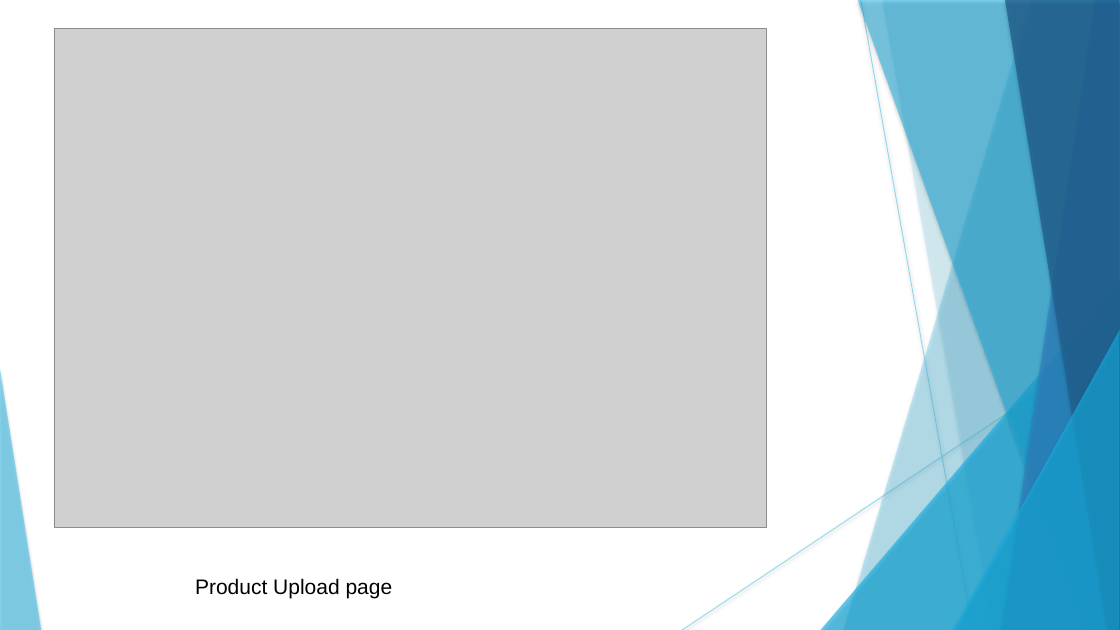
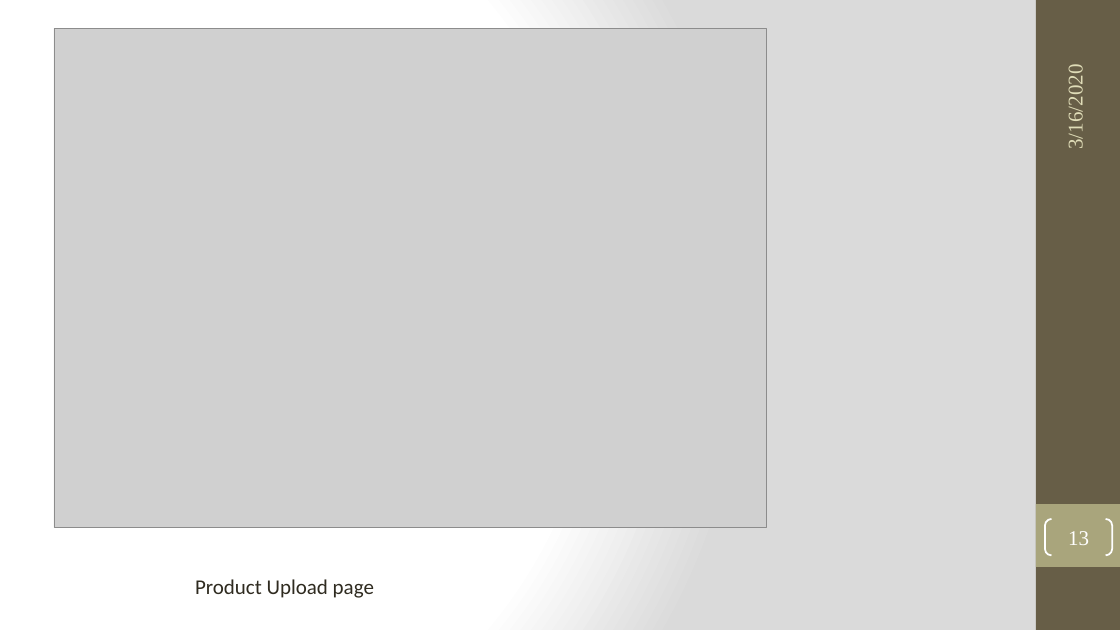
Before and after one commit to KojuOrg/E-Mart-Document, a slide deck: slide 13 of MidDefence/Presentation/MidTerm.pptx. Drawn at 1120x630 pixels with LibreOffice and Linux fonts; fonts in the diff are those of the drawing; grey boxes stand for pictures. Boxes give left, top, right and bottom in pixels: in the first picture for what was removed or moved away, otherwise in the second. Text is boxed around its words. In the diff, an @@ line names an element or a change of style, - is before the commit and + after.

```diff
--- a/MidDefence/Presentation/MidTerm.pptx
+++ b/MidDefence/Presentation/MidTerm.pptx
@@ background #FFFFFF to gradient #FFFFFF to #DADADA @@
@@ rectangle added at (1036,0,1120,630), fill #675E47 @@
@@ text added at (1064,72,1087,147), 18 pt, text #DFDCB7 @@
+3/16/2020
@@ group removed at (0,0,1120,630): 5 freeform shapes, 3 triangles, 2 lines @@
@@ rectangle added at (1036,504,1120,567), fill #A9A57C @@
@@ page number added at (1045,519,1112,555), outline #FFFFFF 1.5 pt, 18 pt, text #FFFFFF @@
+13
@@ text "Product Upload page" at (195,579,374,598): font Arial to Calibri, text colour #000000 to #2F2B20 @@
```
Also in this commit, not shown: 21 other slides changed, 1 other file.
